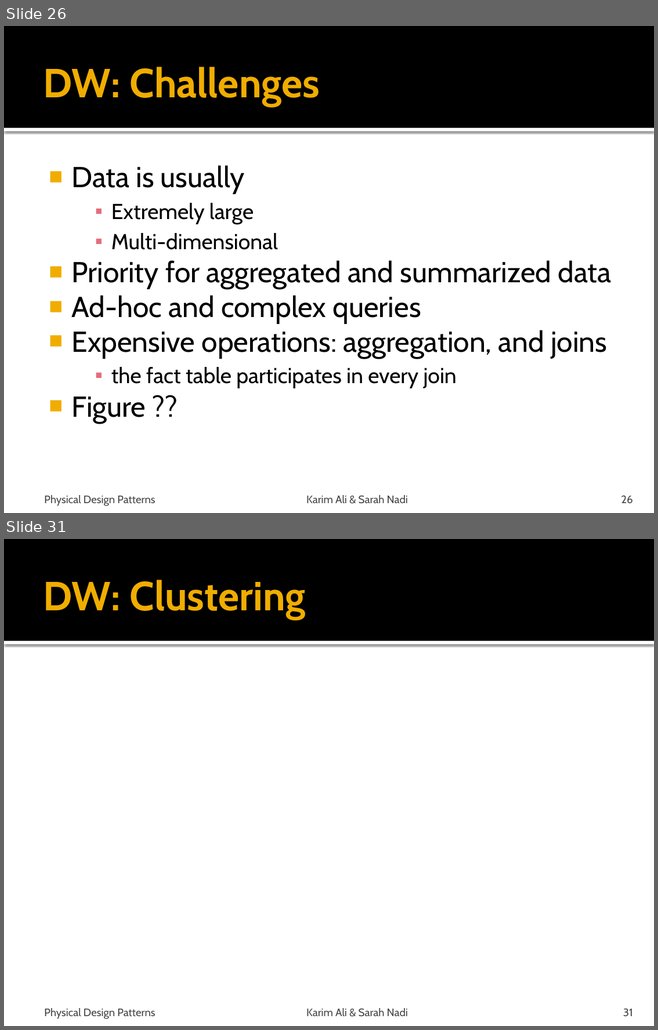
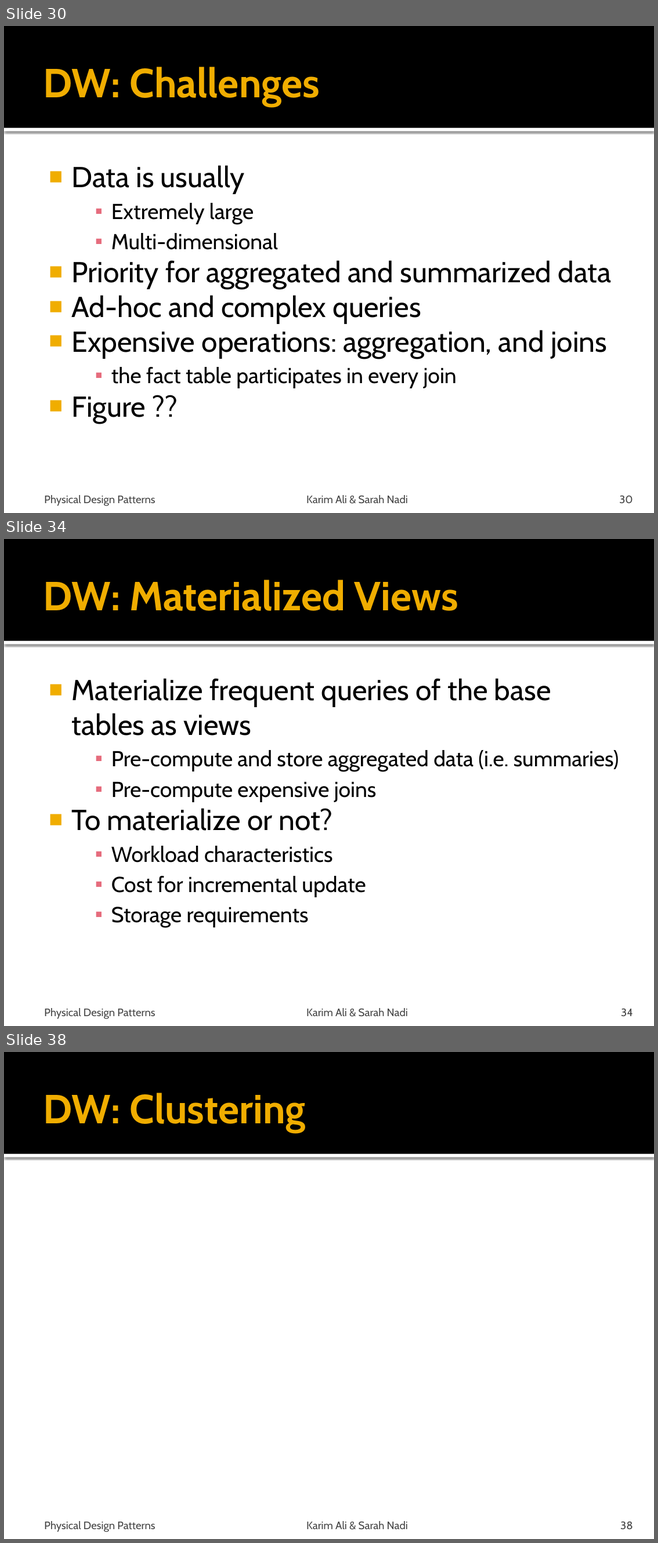
Before and after one commit to snadi/cs848-db, a slide deck: cs848-db/PhysDesignPres.pptx. Shown one above the other, each under a label of ours: slides 26 and 31 before the commit, slides 30, 34 and 38 after it; the slides between them are not shown. The pictures are 658x1030 and 658x1543 pixels, drawn with LibreOffice and Linux fonts; fonts in the diff are those of the drawing. Boxes give left, top, right and bottom in pixels: in the first picture for what was removed or moved away, otherwise in the second. Text is boxed around its words. In the diff, an @@ line names an element or a change of style, - is before the commit and + after.

```diff
--- a/cs848-db/PhysDesignPres.pptx
+++ b/cs848-db/PhysDesignPres.pptx
@@ slide 34 added at (4, 539, 654, 1026), background #FFFFFF; not listed: 2 template elements that a slide beside it also shows @@
@@ title added at (43, 580, 458, 611), 45 pt, text #F0AD00, bold @@
+DW: Materialized Views
@@ text added at (71, 678, 619, 928), 24 pt, text #000000 @@
+■ Materialize frequent queries of the base tables as views
+    ▪ Pre-compute and store aggregated data (i.e. summaries)
+    ▪ Pre-compute expensive joins
+■ To materialize or not?
+    ▪ Workload characteristics
+    ▪ Cost for incremental update
+    ▪ Storage requirements
@@ text added at (44, 1008, 155, 1019), 12 pt, text #454545 @@
+Physical Design Patterns
@@ text added at (306, 1008, 408, 1017), 12 pt, text #454545 @@
+Karim Ali & Sarah Nadi
@@ page number added at (621, 1008, 633, 1017), 12 pt, text #454545 @@
+34
@@ what was slide 26 is now slide 30 @@
@@ page number at (619, 495, 633, 504): text changed @@
-26
+30
@@ what was slide 31 is now slide 38 @@
@@ page number at (620, 1521, 633, 1530): text changed @@
-31
+38
```
Also in this commit, not shown: 4 slides changed, 6 other slides added.
